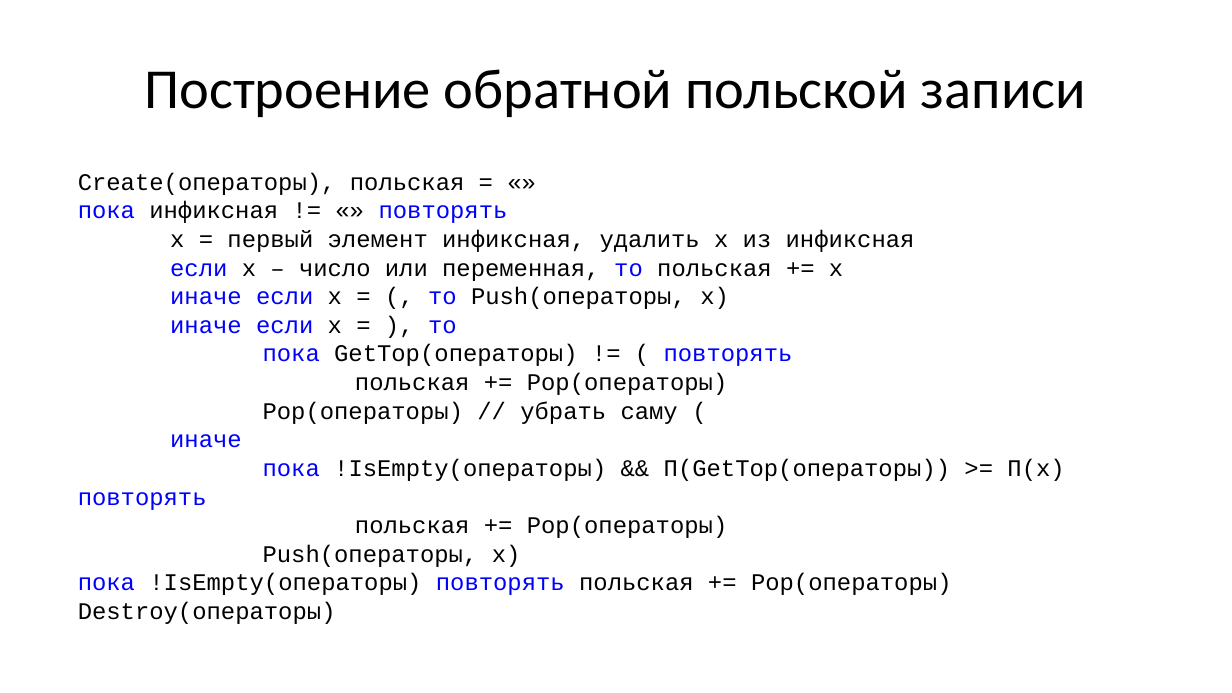
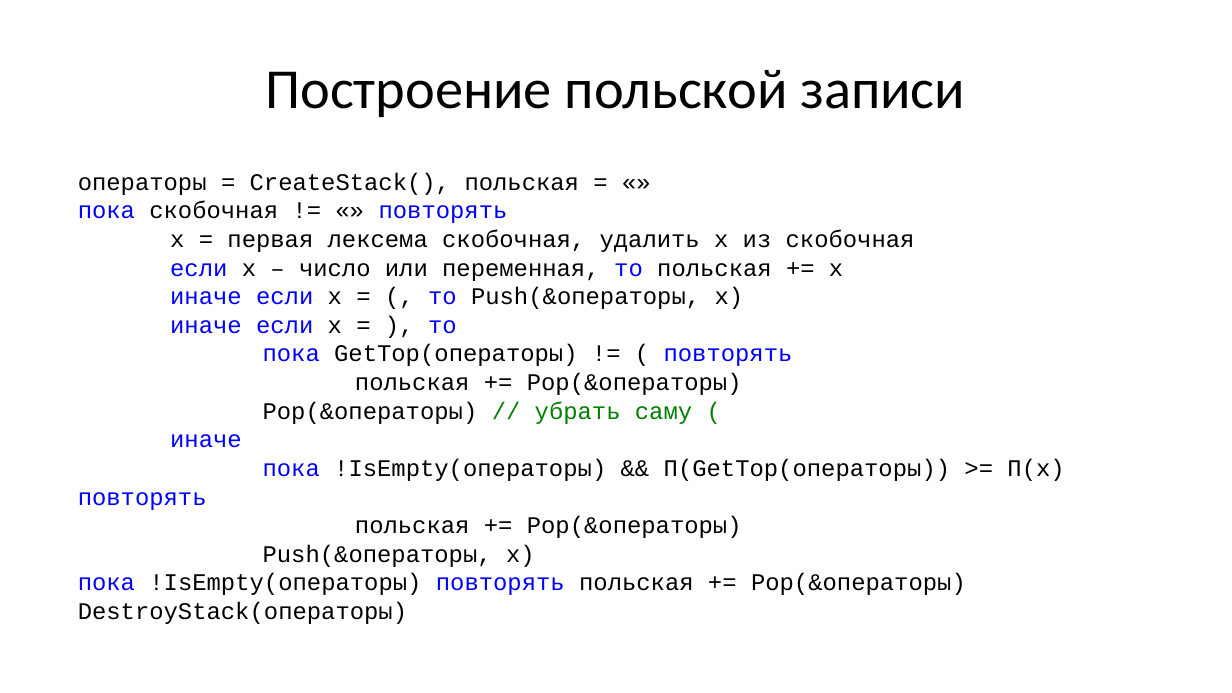
Before and after one commit to Evgueni-Petrov-aka-espetrov/Algorithms-and-Programming-in-C-pptx, a slide deck: slide 132 of 08 Списки.pptx (slide 31 before the commit). Drawn at 1232x693 pixels with LibreOffice and Linux fonts; fonts in the diff are those of the drawing. Boxes give left, top, right and bottom in pixels: in the first picture for what was removed or moved away, otherwise in the second. Text is boxed around its words. In the diff, an @@ line names an element or a change of style, - is before the commit and + after.

```diff
--- a/08 Списки.pptx
+++ b/08 Списки.pptx
@@ title at (x1=265, y1=70, x2=965, y2=117): text changed @@
-Построение обратной польской записи
+Построение польской записи
@@ text at (x1=78, y1=172, x2=1064, y2=624): text changed @@
-Create(операторы), польская = «»
-пока инфиксная != «» повторять
-х = первый элемент инфиксная, удалить х из инфиксная
-если х – число или переменная, то польская += х
-иначе если х = (, то Push(операторы, х)
-иначе если х = ), то
-пока GetTop(операторы) != ( повторять
-польская += Pop(операторы)
-Pop(операторы) // убрать саму (
-иначе
-пока !IsEmpty(операторы) && П(GetTop(операторы)) >= П(х) повторять
-польская += Pop(операторы)
-Push(операторы, х)
-пока !IsEmpty(операторы) повторять польская += Pop(операторы)
-Destroy(операторы)
+операторы = CreateStack(), польская = «»
+пока скобочная != «» повторять
+х = первая лексема скобочная, удалить х из скобочная
+если х – число или переменная, то польская += х
+иначе если х = (, то Push(&операторы, х)
+иначе если х = ), то
+пока GetTop(операторы) != ( повторять
+польская += Pop(&операторы)
+Pop(&операторы) // убрать саму (
+иначе
+пока !IsEmpty(операторы) && П(GetTop(операторы)) >= П(х) повторять
+польская += Pop(&операторы)
+Push(&операторы, х)
+пока !IsEmpty(операторы) повторять польская += Pop(&операторы)
+DestroyStack(операторы)
```
Also in this commit, not shown: 30 other slides changed, 105 slides added, 3 slides removed.
